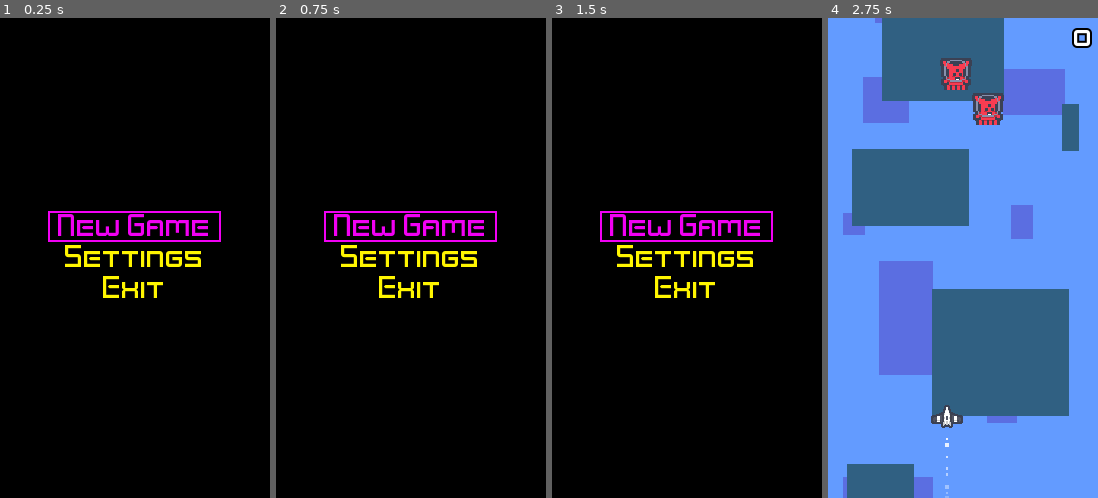
Above: before the commit, frames 1-4 (left to right).
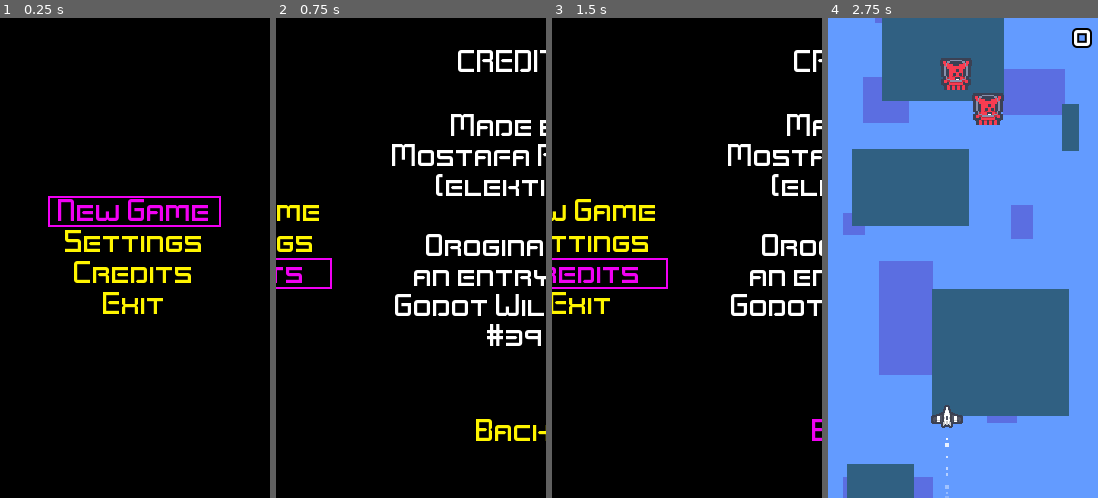
Above: after the commit, the same moments.

Repository: elektito/reverse-streak
Game: Godot game, scene res://MainMenu.tscn
Two runs of this game, one before a commit and one after it. Both use one fixed random seed, a clock stepped at 60 frames per second and the inputs below.
Inputs (mouse positions are in pixels of both pictures, inside the frame that each line leads up to):
- Up to frame 1 (0.25 s): no input
- Up to frame 2 (0.75 s): click (411, 272) at 0.5 s, where only the run after the commit has a clickable "Credits"
- Up to frame 3 (1.5 s): click (684, 430) at 1.25 s, where only the run after the commit has a clickable "Back"
- Up to frame 4 (2.75 s): click "New Game" at 2 s

The runs differ from the first frame. In frame 1, 6.1% of the frame differs, in the area x 17-82%, y 37-62%; in frame 2, 11%, in the area x 0-100%, y 6-89%; in frame 3, 9.2%; in frame 4, nothing differs.

Commit message:
Add a credits screen

Diff:
--- /dev/null
+++ b/Credits.gd
@@ -0,0 +1,7 @@
+extends Control
+
+var menu_screen
+onready var first_focus = $back_btn
+
+func _on_back_btn_pressed():
+	menu_screen.go_to_parent_menu()
--- /dev/null
+++ b/Credits.tscn
@@ -0,0 +1,55 @@
+[gd_scene load_steps=3 format=2]
+
+[ext_resource path="res://Credits.gd" type="Script" id=1]
+[ext_resource path="res://Theme.tres" type="Theme" id=2]
+
+[node name="Credits" type="Control"]
+anchor_right = 1.0
+anchor_bottom = 1.0
+script = ExtResource( 1 )
+__meta__ = {
+"_edit_use_anchors_": false
+}
+
+[node name="title_label" type="Label" parent="."]
+margin_left = 77.0
+margin_top = 31.0
+margin_right = 197.0
+margin_bottom = 58.0
+theme = ExtResource( 2 )
+text = "CREDITS"
+__meta__ = {
+"_edit_use_anchors_": false
+}
+
+[node name="credits_label" type="Label" parent="."]
+margin_left = 11.0
+margin_top = 95.0
+margin_right = 258.0
+margin_bottom = 332.0
+theme = ExtResource( 2 )
+text = "Made by
+Mostafa Razavi
+(elektito)
+
+Oroginally
+an entry for
+Godot Wild Jam
+#39"
+align = 1
+__meta__ = {
+"_edit_use_anchors_": false
+}
+
+[node name="back_btn" type="Button" parent="."]
+margin_left = 95.0
+margin_top = 400.0
+margin_right = 171.0
+margin_bottom = 427.0
+theme = ExtResource( 2 )
+text = "Back"
+__meta__ = {
+"_edit_use_anchors_": false
+}
+
+[connection signal="pressed" from="back_btn" to="." method="_on_back_btn_pressed"]
--- a/MainMenu.gd
+++ b/MainMenu.gd
@@ -67,6 +67,12 @@
 			]
 		},
 		{
+			'name': 'credits',
+			'type': 'scene',
+			'title': 'Credits',
+			'scene': 'res://Credits.tscn',
+		},
+		{
 			'name': 'exit',
 			'type': 'button',
 			'title': 'Exit',
